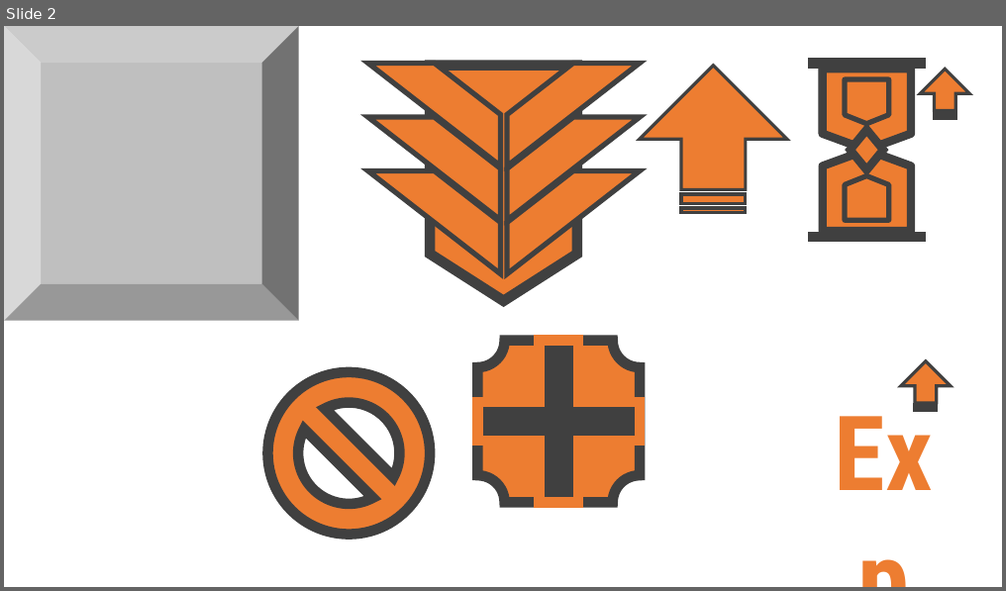
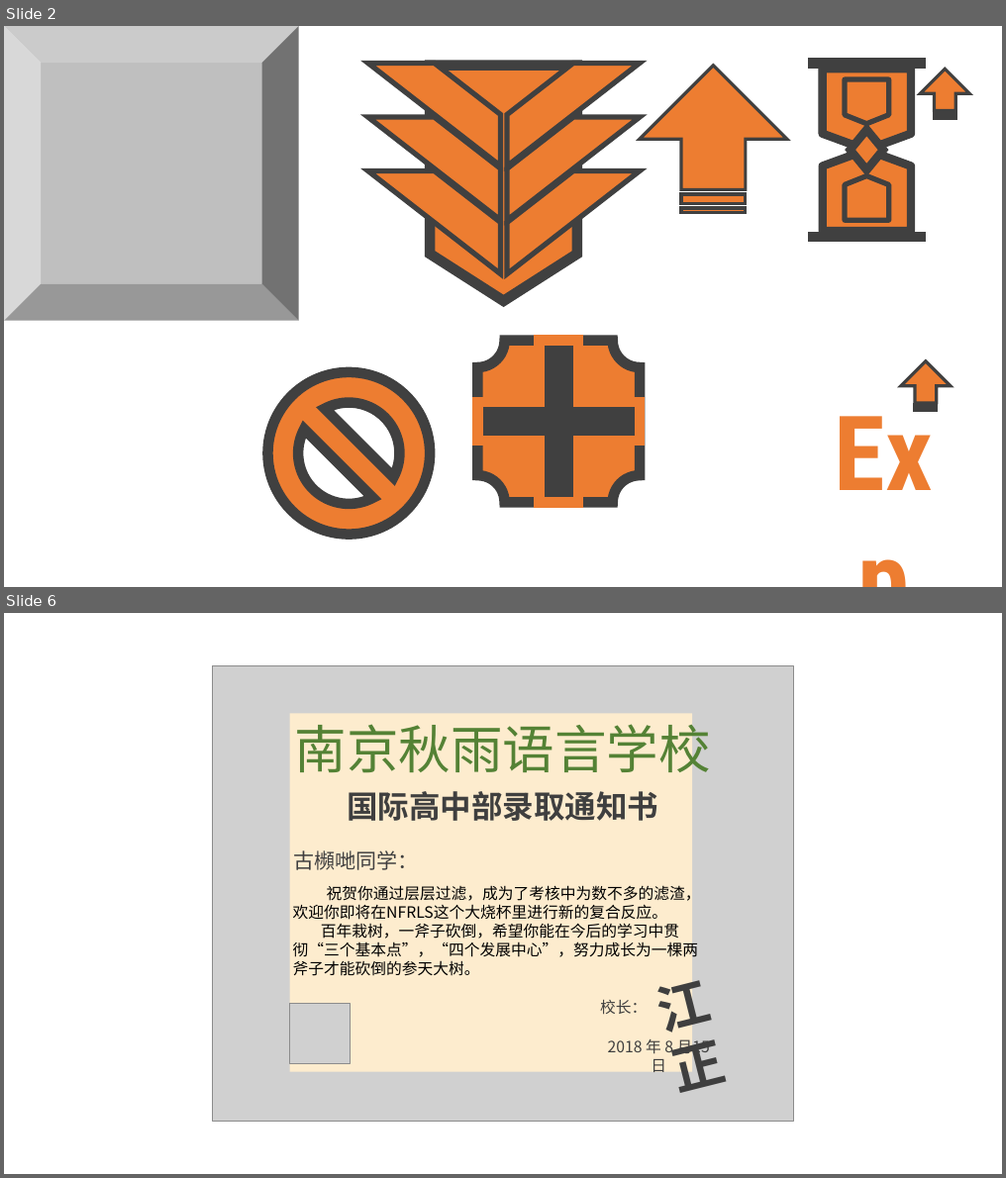
Before and after one commit to nfls/game-minesweeper3d, a slide deck: Assets/Sources/Sources.pptx. Shown one above the other, each under a label of ours: slide 2 before the commit, slides 2 and 6 after it; the slides between them are not shown. The pictures are 1006x591 and 1006x1178 pixels, drawn with LibreOffice and Linux fonts; fonts in the diff are those of the drawing; grey boxes stand for pictures. Boxes give left, top, right and bottom in pixels: in the first picture for what was removed or moved away, otherwise in the second. Text is boxed around its words. In the diff, an @@ line names an element or a change of style, - is before the commit and + after.

```diff
--- a/Assets/Sources/Sources.pptx
+++ b/Assets/Sources/Sources.pptx
@@ slide 6 added at (4,613,1002,1174), background #FFFFFF @@
@@ group added at (213,665,794,1121): 7 texts, 2 pictures, 1 rectangle @@
+南京秋雨语言学校
+国际高中部录取通知书
+古㰋哋同学：
+祝贺你通过层层过滤，成为了考核中为数不多的滤渣，欢迎你即将在NFRLS这个大烧杯里进行新的复合反应。
+百年栽树，一斧子砍倒，希望你能在今后的学习中贯彻“三个基本点”，“四个发展中心”，努力成长为一棵两斧子才能砍倒的参天大树。
+江正
+校长：
+2018 年 8 月15 日
```
Also in this commit, not shown: 8 other slides added, 22 other files.
